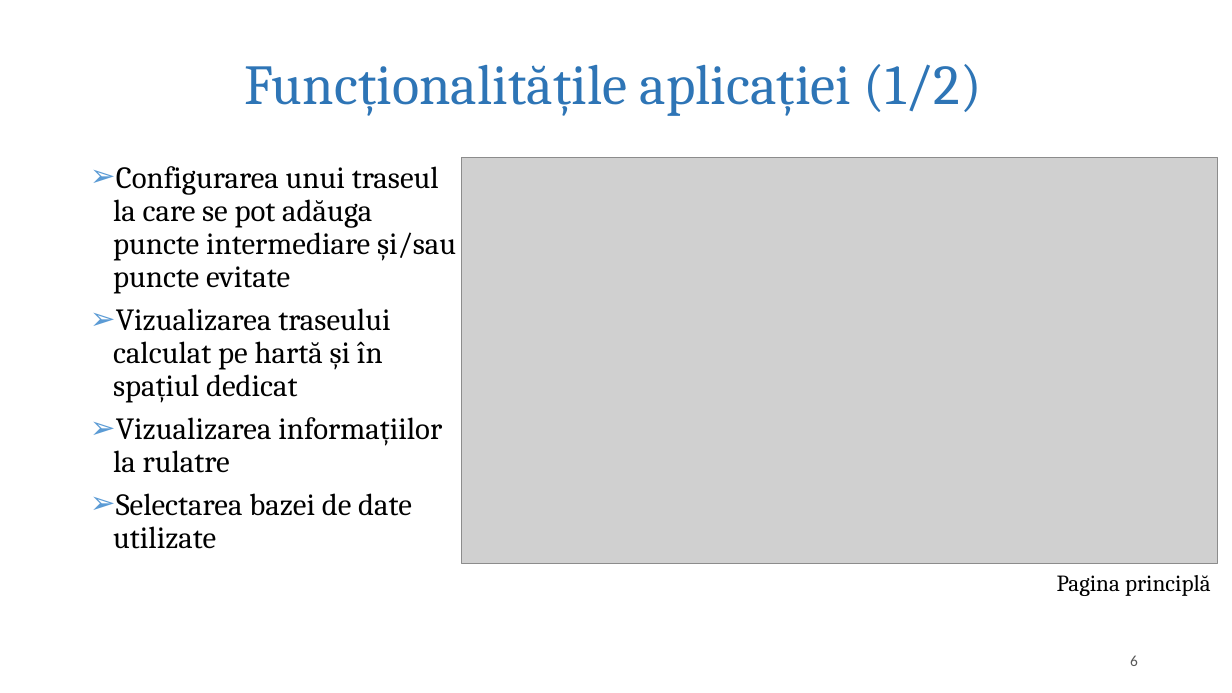
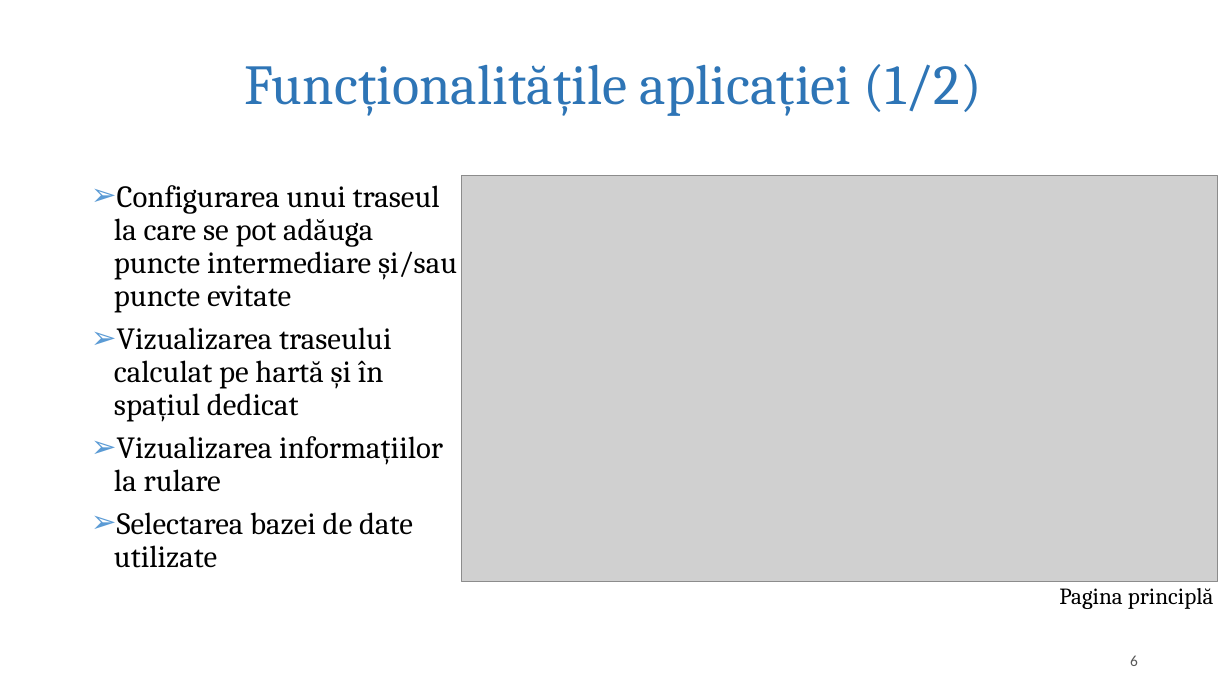
Before and after one commit to Elena-Lupu/GraphVsRDBMS_ArticleProject, a slide deck: slide 6 of Prezentare_LupuElena.pptx. Drawn at 1232x693 pixels with LibreOffice and Linux fonts; fonts in the diff are those of the drawing; grey boxes stand for pictures; background and template pictures are left out. Boxes give left, top, right and bottom in pixels: in the first picture for what was removed or moved away, otherwise in the second. Text is boxed around its words. In the diff, an @@ line names an element or a change of style, - is before the commit and + after.

```diff
--- a/Prezentare_LupuElena.pptx
+++ b/Prezentare_LupuElena.pptx
@@ text "Configurarea unui traseul la care ...": place and size @@
-text "Configurarea unui traseul la care ..." at [113,166,456,549]
+text "Configurarea unui traseul la care ..." at [114,185,457,568]
@@ picture: place and size @@
-picture at [462,157,1218,564]
+picture at [462,176,1218,582]
@@ text at [114,436,443,492]: text changed @@
-➢ Vizualizarea informațiilor la rulatre
+➢ Vizualizarea informațiilor la rulare
@@ text "Pagina principlă": place and size @@
-text "Pagina principlă" at [1057,575,1211,596]
+text "Pagina principlă" at [1059,588,1214,609]
```
Also in this commit, not shown: 12 other slides changed, 1 other file.
